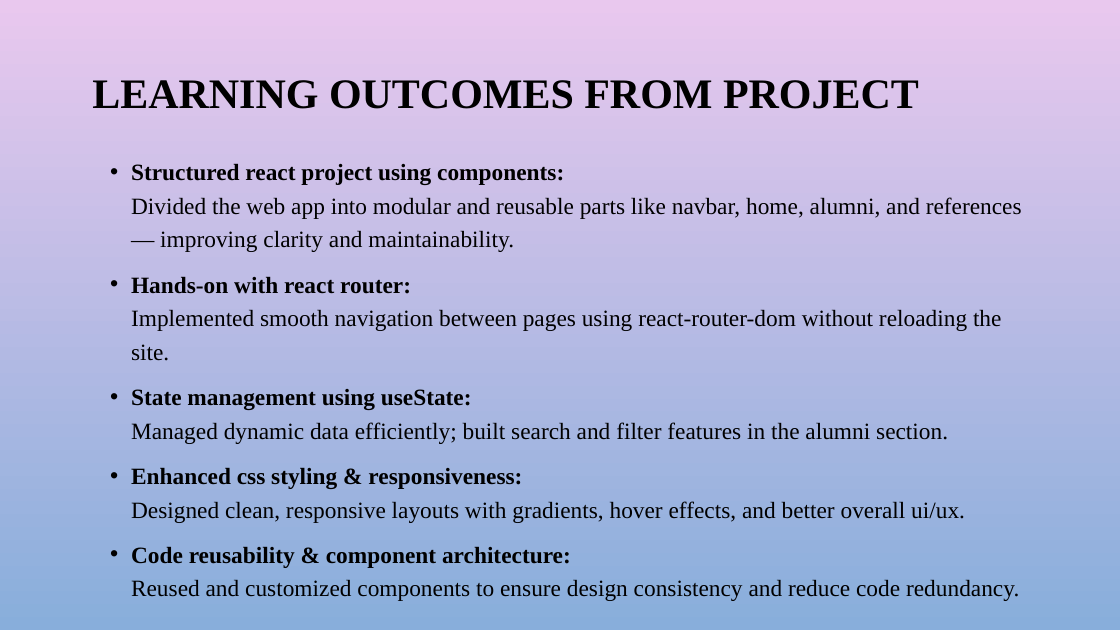
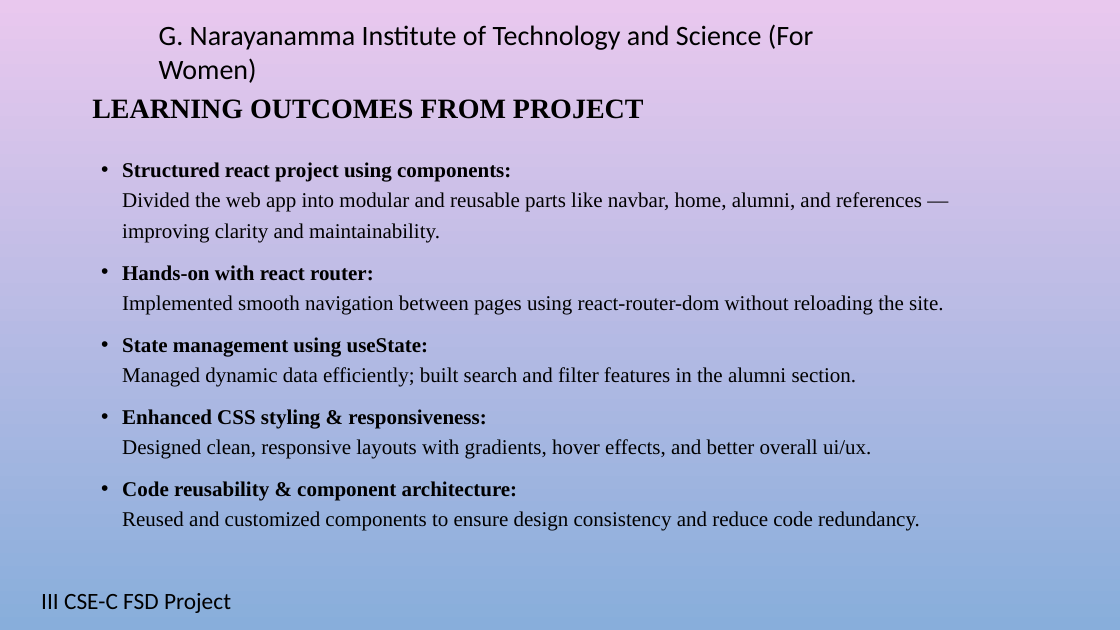
Before and after one commit to AkhilaS17/PlacePrepPortal, a slide deck: slide 12 of Placeprep.pptx. Drawn at 1120x630 pixels with LibreOffice and Linux fonts; fonts in the diff are those of the drawing; background and template pictures are left out. Boxes give left, top, right and bottom in pixels: in the first picture for what was removed or moved away, otherwise in the second. Text is boxed around its words. In the diff, an @@ line names an element or a change of style, - is before the commit and + after.

```diff
--- a/Placeprep.pptx
+++ b/Placeprep.pptx
@@ text added at box(159, 24, 813, 83), 24 pt, text #000000 @@
+G. Narayanamma Institute of Technology and Science (For Women)
@@ title "LEARNING OUTCOMES FROM PROJECT": place and size @@
-title "LEARNING OUTCOMES FROM PROJECT" at box(92, 80, 919, 109)
+title "LEARNING OUTCOMES FROM PROJECT" at box(92, 99, 644, 119)
@@ title "LEARNING OUTCOMES FROM PROJECT" at box(92, 99, 644, 119): size 36 to 24 pt @@
@@ text "Structured react project using components: ...": place and size @@
-text "Structured react project using components: ..." at box(131, 163, 1022, 601)
+text "Structured react project using components: ..." at box(122, 162, 943, 531)
@@ text at box(122, 162, 943, 531): size 20 to 18 pt in "Structured react project using components: Divided the ...", "Hands-on with react router: Implemented smooth navigation ...", "State management using useState: Managed dynamic data ...", "Code reusability & component architecture: Reused and ..." @@
@@ text at box(122, 409, 871, 459): text changed; size 20 to 18 pt @@
-• Enhanced css styling & responsiveness:
-  Designed clean, responsive layouts with gradients, hover effects, and better overall ui/ux.
+• Enhanced CSS styling & responsiveness:
+  Designed clean, responsive layouts with gradients, hover effects, and better overall ui/ux.
@@ text added at box(41, 593, 231, 613), 20 pt, text #000000 @@
+III CSE-C FSD Project
```
Also in this commit, not shown: 12 other slides changed.
